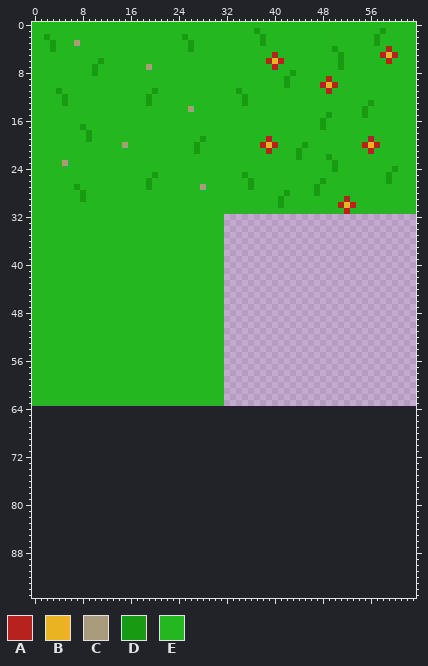
One commit to this sprite sheet: resources/TileSheet.png. Above, as it was before the edit.
The file is 64x64 pixels. The old version is drawn lined up with the new one, on the new canvas.
Palette (. is transparent): A #b7221f  B #e9b322  C #a89c7c  D #189b13  E #24b71f
The same view after the edit:
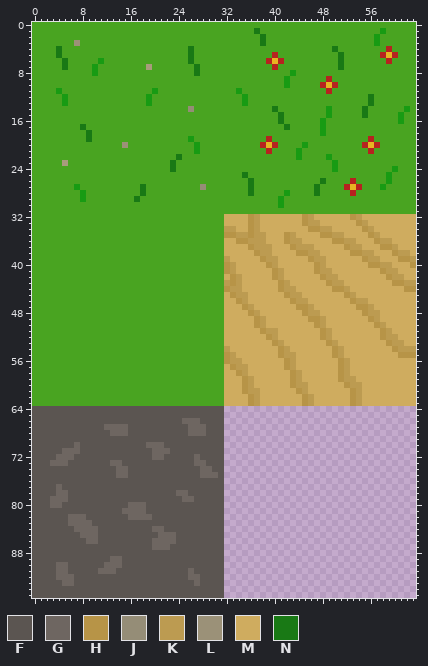
Colours new in this view: F #5b5551  G #6e6661  H #b79447  J #958d77  K #bc9b51  L #9b9178  M #cfac5f  N #197915
What changed:
canvas 64x64 -> 64x96
colour E: #24b71f -> #49a421
Changed rows in their new state; - is a pixel that keeps its letter.
first column x 2:
 1 -----------------------------------N--------------
 2 E----------------------E------------N-------------
 3 -E---L------------------E-----------N-------------
 4 -EN---------------------N-----------------------N-
 5 --N---------------------N------------------------N
 6 ---N--------------------N------------------------N
 7 ---N---------------------N-----------------------N
 8 -------------------------N------------------------
first column x 0:
12 --------------------------------------------------------N-------
13 --------------------------------------------------------N-------
14 --------------------------J-------------N--------D-----N------D-
15 -----------------------------------------N-------------N-----D--
16 -----------------------------------------N-------------------D--
17 --------N---------------------------------N---------------------
18 ---------N--------------------------------------D---------------
19 ---------N----------------D-E-----------------------------------
20 ---------------L------------------------------------------------
22 ------------------------N---------------------------------------
23 -----------------------N----------------------------------------
24 -----------------------N----------------------------------------
25 --------------------E--------------N----------------------------
26 -------------------E----------------N-----------N----A----------
27 ------------------NE--------J-------N----------N----ABA---D-----
28 ------------------N-----------------N----------N-----A----------
29 -----------------N----------------------------------E-----------
30 ---------------------------------------------------EEE----------
31 ----------------------------------------------------E-----------
32 --------------------------------MMMMHKMMMMMMMHKMMMMMMHKMMMMMMMMM
33 --------------------------------MMMMHKMMMMMMMHKKMMMMMMHKMMMMMMMM
34 --------------------------------KKMMHKMMMMMMMMHHKKMMMMMHKMMMMMMM
35 --------------------------------HHKKHKKMMMHKMMMMHHKKMMMMHKMMMMMM
36 --------------------------------MMHHKKKMMMHKKMMMMMHHKKMMMHKKMMMM
37 --------------------------------MMMMHKKKMMMHKKKMMMMMHKKMMMHHKMMM
38 --------------------------------MMMMMHKKMMMMHHKKMMMMMHHKKMMMHKKM
39 --------------------------------KMMMMMHKKMMMMMHKKMMMMMMHKKMMMHHK
40 --------------------------------HKMMMMMHKMMMMMMHKMMMMMMMHHKKMMMH
41 --------------------------------HKMMMMMMHKMMMMMHKKMMMMMMMMHKKMMM
42 --------------------------------MHKMMMMMHKMMMMMMHKKMMMMMMMMHKKMM
43 --------------------------------KHKMMMMMMHKMMMMMMHKKMMMMMMMMHHKK
44 --------------------------------HKKMMMMMMHKKMMMMMMHHKMMMMMMMMMHH
45 --------------------------------MHKKMMMMMMHKKMMMMMMMHKMMMMMMMMMM
46 --------------------------------MMHKMMMMMMMHKKMMMMMMMHKKMMMMMMMM
47 --------------------------------MMMHKMMMMMMMHHKMMMMMMMHHKMMMMMMM
48 --------------------------------MMMMHKMMMMMMMHKKMMMMMMMHKKMMMMMM
49 --------------------------------MMMMMHKMMMMMMMHHKMMMMMMMHKMMMMMM
50 --------------------------------MMMMMHKMMMMMMMMHKMMMMMMMMHKMMMMM
51 --------------------------------MMMMMMHKKMMMMMMMHKMMMMMMMMHKMMMM
52 --------------------------------MMMMMMMHKMMMMMMMHKMMMMMMMMHKKMMM
53 --------------------------------MMMMMMMMHKMMMMMMMHKMMMMMMMMHKKMM
54 --------------------------------KMMMMMMMMHKMMMMMMMHKMMMMMMMMHKKK
55 --------------------------------HKMMMMMMMHKKMMMMMMHKMMMMMMMMMHHH
56 --------------------------------HKKMMMMMMMHKMMMMMMMHKMMMMMMMMMMM
57 --------------------------------MHKKMMMMMMHKMMMMMMMHKMMMMMMMMMMM
58 --------------------------------MMHKMMMMMMMHKMMMMMMHKMMMMMMMMMMM
59 --------------------------------MMMHKMMMMMMHKMMMMMMHKKMMMMMMMMMM
60 --------------------------------MMMHKMMMMMMHKKMMMMMMHKKMMMMMMMMM
61 --------------------------------MMMHKKMMMMMMHKMMMMMMMHKMMMMMMMMM
62 --------------------------------MMMMHKMMMMMMMHKMMMMMMHKMMMMMMMMM
63 --------------------------------MMMMHKMMMMMMMHKMMMMMMHKMMMMMMMMM
64 FFFFFFFFFFFFFFFFFFFFFFFFFFFFFFFF--------------------------------
65 FFFFFFFFFFFFFFFFFFFFFFFFFFFFFFFF--------------------------------
66 FFFFFFFFFFFFFFFFFFFFFFFFFGGGFFFF--------------------------------
67 FFFFFFFFFFFFGGGGFFFFFFFFFFGGGFFF--------------------------------
68 FFFFFFFFFFFFFGGGFFFFFFFFFFGGGFFF--------------------------------
69 FFFFFFFFFFFFFFFFFFFFFFFFFFFFFFFF--------------------------------
70 FFFFFFFGFFFFFFFFFFFGGGFFFFFFFFFF--------------------------------
71 FFFFFGGGFFFFFFFFFFFFGGGFFFFFFFFF--------------------------------
72 FFFFGGGFFFFFFFFFFFFFGGFFFFFGFFFF--------------------------------
73 FFFGGGFFFFFFFGGFFFFFFFFFFFFGGFFF--------------------------------
74 FFFFFFFFFFFFFFGGFFFFFFFFFFFFGGFF--------------------------------
75 FFFFFFFFFFFFFFGGFFFFFFFFFFFFGGGF--------------------------------
76 FFFFFFFFFFFFFFFFFFFFFFFFFFFFFFFF--------------------------------
77 FFFFGFFFFFFFFFFFFFFFFFFFFFFFFFFF--------------------------------
78 FFFFGGFFFFFFFFFFFFFFFFFFGGFFFFFF--------------------------------
79 FFFGGGFFFFFFFFFFFFFFFFFFFGGFFFFF--------------------------------
80 FFFGGFFFFFFFFFFFGGGFFFFFFFFFFFFF--------------------------------
81 FFFFFFFFFFFFFFFGGGGFFFFFFFFFFFFF--------------------------------
82 FFFFFFGGGFFFFFFFGGGGFFFFFFFFFFFF--------------------------------
83 FFFFFFGGGGFFFFFFFFFFFFFFFFFFFFFF--------------------------------
84 FFFFFFFGGGGFFFFFFFFFGGFFFFFFFFFF--------------------------------
85 FFFFFFFFGGGFFFFFFFFFFGGGFFFFFFFF--------------------------------
86 FFFFFFFFFGGFFFFFFFFFGGGGFFFFFFFF--------------------------------
87 FFFFFFFFFFFFFFFFFFFFGGGFFFFFFFFF--------------------------------
88 FFFFFFFFFFFFFFFFFFFFFFFFFFFFFFFF--------------------------------
89 FFFFFFFFFFFFFGGFFFFFFFFFFFFFFFFF--------------------------------
90 FFFFGGFFFFFFGGGFFFFFFFFFFFFFFFFF--------------------------------
91 FFFFGGFFFFFGGGFFFFFFFFFFFFGFFFFF--------------------------------
92 FFFFGGGFFFFFFFFFFFFFFFFFFFGGFFFF--------------------------------
93 FFFFFGGFFFFFFFFFFFFFFFFFFFFGFFFF--------------------------------
94 FFFFFFFFFFFFFFFFFFFFFFFFFFFFFFFF--------------------------------
95 FFFFFFFFFFFFFFFFFFFFFFFFFFFFFFFF--------------------------------
